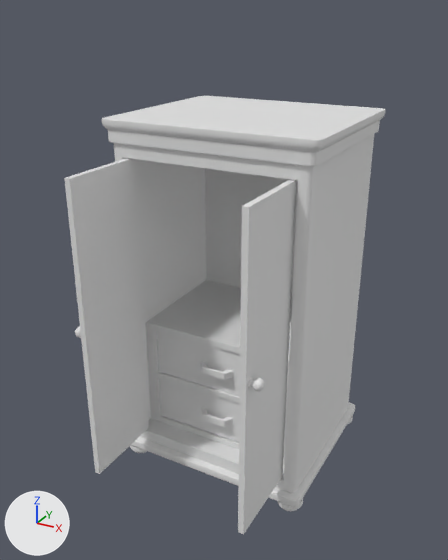
One commit to the FBX model ProjectIII_TheBigOne/Assets/Models/World/Elements/Physical/Interactive/Drawer/Wardrove2.fbx: the scene before it, then after it.
Both versions are drawn from a 50 mm lens placed at (-2.77, 0.19, 2.38), pointed at (-4.17, 2.74, 1.11). The lights are fixed; the arrows at lower left show +X, +Y and +Z. Materials are left out; every surface is plain grey. Where no turn or scale is listed for an object, it has been applied to the vertices.

Names of what the first picture shows: 'Wardrove2', 'Wardrove2_Door_L', 'Wardrove2_Door_R', 'Wardrove2_Drove3', 'Wardrove2_Drove4'.
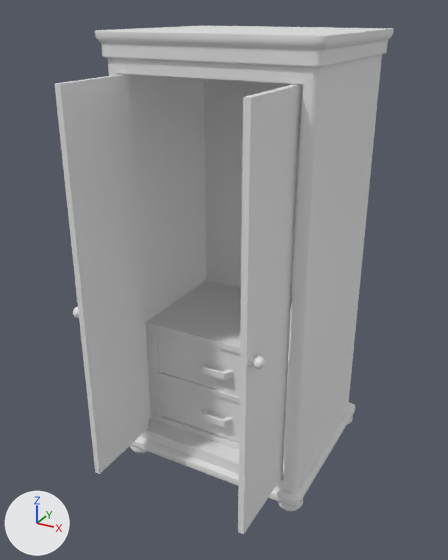
Changed parts and their boxes [x1, y1, x2, y2] in the pictures (448 x 560 px; the box of a moved part takes in the faces that stretch with it):
'Wardrove2', reshaped (17% taller)
    before: [102, 96, 385, 511]
    after: [95, 26, 394, 511]
'Wardrove2_Door_R', reshaped (10% wider, 26% taller)
    before: [64, 158, 149, 474]
    after: [55, 74, 149, 474]
'Wardrove2_Door_L', reshaped (7% wider, 27% taller)
    before: [238, 180, 297, 534]
    after: [238, 84, 301, 534]
part 1 of me_mesh_002, moved or reshaped
    before: [75, 326, 81, 338]
    after: [73, 307, 79, 318]
part 2 of me_mesh_002, moved or reshaped
    before: [64, 158, 133, 340]
    after: [55, 74, 133, 340]
part 3 of me_mesh_001, moved or reshaped
    before: [248, 376, 265, 392]
    after: [248, 354, 265, 370]
part 4 of me_mesh_001, moved or reshaped
    before: [240, 180, 297, 394]
    after: [240, 84, 301, 394]
part 5 of me_mesh, moved or reshaped
    before: [102, 96, 385, 326]
    after: [95, 26, 394, 326]

What changed in the scene script:
```text
Change me_mesh:
    where me_mesh.from_pydata(...)  # 1482 vertices, 1428 faces; spans x -0.54..0.54, y -0.48..0.48, z -0.96..0.96
    used by ob_wardrove2; location = (-4.145, 2.96, 0.955)
    me_mesh part 5: all 275 vertices in x -0.54..0.54, y -0.47..0.47, z 0.78..0.96 are moved by (0.0, 0.0, 0.38)
Change me_mesh_001:
    where me_mesh_001.from_pydata(...)  # 120 vertices, 112 faces; spans x -0.04..0.04, y -0.44..0.0, z -0.77..0.77
    used by ob_wardrove2_door_l; location = (-3.699, 2.546, 0.956)
    before: 0 (-0.04, -0.44, 0.77) at pixel (241, 206), 3 (-0.04, 0.0, 0.77) at pixel (290, 179), 4 (-0.02, -0.44, 0.77) at pixel (249, 207), 7 (-0.02, 0.0, 0.77) at pixel (296, 179)
    me_mesh_001 part 3: the loose piece of 112 vertices spanning x -0.02..0.04, y -0.43..-0.37, z -0.01..0.05 is moved by (0.0, 0.0, 0.1)
    me_mesh_001 part 4
    add for i in [0, 3, 4, 7]: me_mesh_001.vertices[i].co += Vector((0.0, 0.0, 0.38))
Change me_mesh_002:
    where me_mesh_002.from_pydata(...)  # 120 vertices, 112 faces; spans x -0.04..0.04, y -0.44..0.0, z -0.77..0.77
    used by ob_wardrove2_door_r; location = (-4.592, 2.546, 0.956)
    before: 112 (0.04, 0.0, 0.77) at pixel (132, 158), 115 (0.04, -0.44, 0.77) at pixel (69, 178), 116 (0.02, 0.0, 0.77), 119 (0.02, -0.44, 0.77) at pixel (64, 178)
    me_mesh_002 part 1: the loose piece of 112 vertices spanning x -0.04..0.02, y -0.43..-0.37, z -0.01..0.05 is moved by (0.0, 0.0, 0.1)
    me_mesh_002 part 2
    add for i in [112, 115, 116, 119]: me_mesh_002.vertices[i].co += Vector((0.0, 0.0, 0.38))
```
